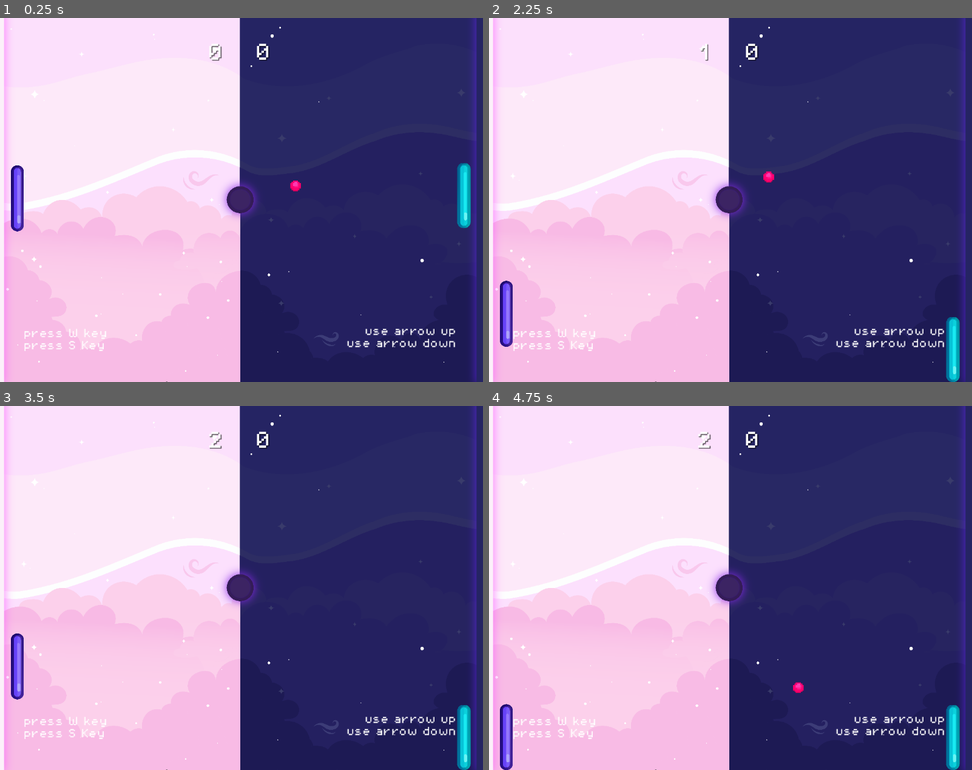
Above: before the commit, frames 1-4 (two rows, left to right).
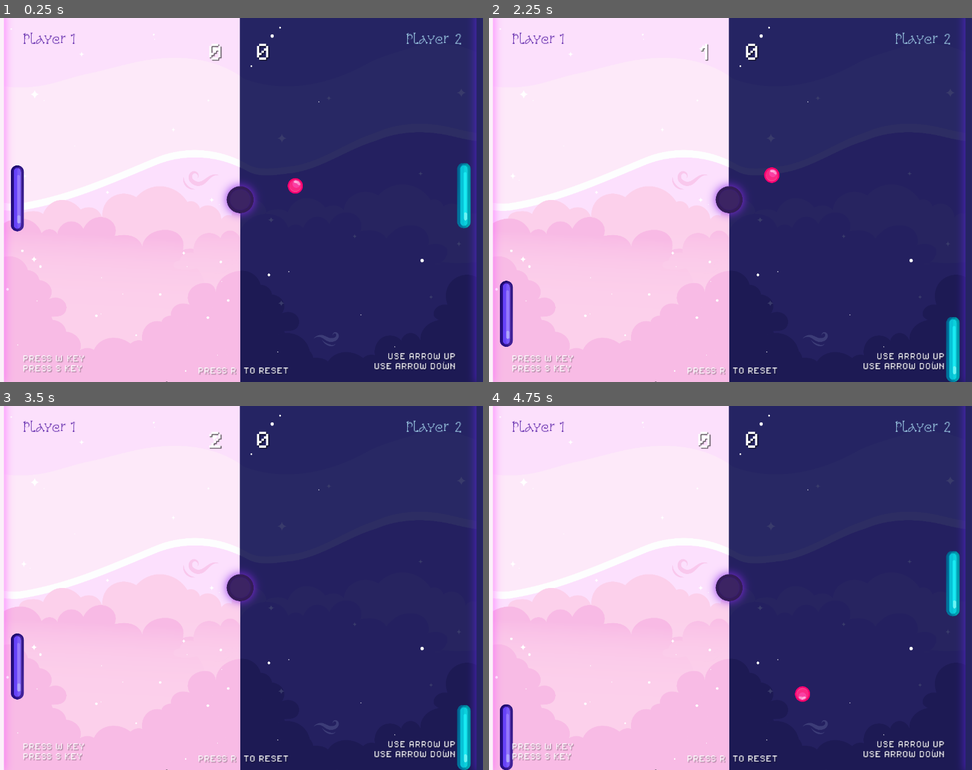
Above: after the commit, the same moments.

Repository: kaeri-gg/pong-game
Game: Godot game, scene res://scenes/game.tscn
The game is run twice, just before and just after one commit, with the same random seed, the same clock (stepped at 60 frames per second) and the same inputs.
Inputs:
- Up to frame 1 (0.25 s): no input
- Up to frame 2 (2.25 s): tap W (paddleLeft_up) at 0.5, 1.25, 2 s; hold Down (paddleRight_down) 0.53-1.28 s; hold S (paddleLeft_down) 1.28-2.03 s; hold Down (paddleRight_down) from 2.03 s (still down)
- Up to frame 3 (3.5 s): tap W (paddleLeft_up) at 2.75 s; release Down (paddleRight_down) at 2.78 s; hold W (paddleLeft_up) from 2.78 s (still down)
- Up to frame 4 (4.75 s): release W (paddleLeft_up) at 3.53 s; hold S (paddleLeft_down) from 3.53 s (still down); tap R (press_reset, bound only after the commit) at 4.15 s; tap W (paddleLeft_up) at 4.25 s

The runs differ from the first frame. In frame 1, 1.6% of the frame differs, in the area x 2-96%, y 2-98%; in frame 2, 1.6%; in frame 3, 1.5%; in frame 4, 2.7%, in the area x 2-98%, y 2-100%.

Commit message:
Add reset functionality and update ball assets
Replaced ball sprite sheet and updated related import files and scene references to use 'ball-frames.png' instead of 'assets-01.png'. Removed unused world tileset assets. Added a new font and updated UI labels in the game scene, including player labels and a reset instruction. Introduced a new script to handle scene reset on pressing 'R', and registered the input action in project settings.

Diff:
--- a/project.godot
+++ b/project.godot
@@ -48,7 +48,8 @@
 "events": [Object(InputEventKey,"resource_local_to_scene":false,"resource_name":"","device":-1,"window_id":0,"alt_press …(195 unchanged characters)…
 ]
 }
-
-[rendering]
-
-textures/canvas_textures/default_texture_filter=0
+press_reset={
+"deadzone": 0.2,
+"events": [Object(InputEventKey,"resource_local_to_scene":false,"resource_name":"","device":-1,"window_id":0,"alt_pressed":false,"shift_pressed":false,"ctrl_pressed":false,"meta_pressed":false,"pressed":false,"keycode":0,"physical_keycode":82,"key_label":0,"unicode":114,"location":0,"echo":false,"script":null)
+]
+}
--- a/scenes/ball.tscn
+++ b/scenes/ball.tscn
@@ -1,64 +1,63 @@
 [gd_scene load_steps=12 format=3 uid="uid://dioto654ehrut"]
 
-[ext_resource type="Texture2D" uid="uid://br54bqv2bpu20" path="res://assets/images/assets-01.png" id="1_7s4qf"]
 [ext_resource type="Script" uid="uid://deomwjvsqelgb" path="res://scripts/ball.gd" id="1_cxlvu"]
+[ext_resource type="Texture2D" uid="uid://b6tf81ocabtjg" path="res://assets/images/ball-frames.png" id="2_4dx81"]
 [ext_resource type="AudioStream" uid="uid://c82af4fanb54m" path="res://assets/sounds/collide.wav" id="3_f7cbr"]
 [ext_resource type="AudioStream" uid="uid://ce86htsifuqdh" path="res://assets/sounds/score.wav" id="4_4dx81"]
 
-[sub_resource type="AtlasTexture" id="AtlasTexture_cxlvu"]
-atlas = ExtResource("1_7s4qf")
-region = Rect2(0, 0, 1000, 998)
-
-[sub_resource type="AtlasTexture" id="AtlasTexture_f7cbr"]
-atlas = ExtResource("1_7s4qf")
-region = Rect2(1000, 0, 1000, 998)
-
-[sub_resource type="AtlasTexture" id="AtlasTexture_4dx81"]
-atlas = ExtResource("1_7s4qf")
-region = Rect2(3000, 0, 1000, 998)
-
 [sub_resource type="AtlasTexture" id="AtlasTexture_eew57"]
-atlas = ExtResource("1_7s4qf")
-region = Rect2(4000, 0, 1000, 998)
+atlas = ExtResource("2_4dx81")
+region = Rect2(0, 0, 301, 300)
 
 [sub_resource type="AtlasTexture" id="AtlasTexture_jj7gd"]
-atlas = ExtResource("1_7s4qf")
-region = Rect2(5000, 0, 1000, 998)
+atlas = ExtResource("2_4dx81")
+region = Rect2(301, 0, 301, 300)
+
+[sub_resource type="AtlasTexture" id="AtlasTexture_fwo8l"]
+atlas = ExtResource("2_4dx81")
+region = Rect2(602, 0, 301, 300)
+
+[sub_resource type="AtlasTexture" id="AtlasTexture_v8l5b"]
+atlas = ExtResource("2_4dx81")
+region = Rect2(903, 0, 301, 300)
+
+[sub_resource type="AtlasTexture" id="AtlasTexture_iijjg"]
+atlas = ExtResource("2_4dx81")
+region = Rect2(1204, 0, 301, 300)
 
 [sub_resource type="SpriteFrames" id="SpriteFrames_fwo8l"]
 animations = [{
 "frames": [{
 "duration": 1.0,
-"texture": SubResource("AtlasTexture_cxlvu")
-}, {
-"duration": 1.0,
-"texture": SubResource("AtlasTexture_f7cbr")
-}, {
-"duration": 1.0,
-"texture": SubResource("AtlasTexture_4dx81")
-}, {
-"duration": 1.0,
 "texture": SubResource("AtlasTexture_eew57")
 }, {
 "duration": 1.0,
 "texture": SubResource("AtlasTexture_jj7gd")
+}, {
+"duration": 1.0,
+"texture": SubResource("AtlasTexture_fwo8l")
+}, {
+"duration": 1.0,
+"texture": SubResource("AtlasTexture_v8l5b")
+}, {
+"duration": 1.0,
+"texture": SubResource("AtlasTexture_iijjg")
 }],
 "loop": true,
 "name": &"default",
-"speed": 10.0
+"speed": 20.0
 }]
 
 [sub_resource type="CircleShape2D" id="CircleShape2D_v8l5b"]
-radius = 8.062258
 
 [node name="Ball" type="CharacterBody2D"]
 script = ExtResource("1_cxlvu")
 
 [node name="AnimatedSprite2D" type="AnimatedSprite2D" parent="."]
-scale = Vector2(0.030435875, 0.030435873)
+scale = Vector2(0.10649609, 0.109197736)
 sprite_frames = SubResource("SpriteFrames_fwo8l")
 autoplay = "default"
-frame_progress = 0.7615948
+frame_progress = 0.93313473
 
 [node name="CollisionShape2D" type="CollisionShape2D" parent="."]
 shape = SubResource("CircleShape2D_v8l5b")
--- a/scenes/game.tscn
+++ b/scenes/game.tscn
@@ -1,13 +1,15 @@
-[gd_scene load_steps=15 format=3 uid="uid://b81snnkf3qw0m"]
+[gd_scene load_steps=17 format=3 uid="uid://b81snnkf3qw0m"]
 
 [ext_resource type="Texture2D" uid="uid://cxw2nt54ymb52" path="res://assets/images/pong-bg.png" id="1_0tnpc"]
 [ext_resource type="Script" uid="uid://52m0aoxyts84" path="res://game_manager.gd" id="1_gee14"]
+[ext_resource type="Script" uid="uid://dc10ewq8gk7v0" path="res://scripts/game.gd" id="1_vtaks"]
 [ext_resource type="PackedScene" uid="uid://dioto654ehrut" path="res://scenes/ball.tscn" id="1_yqjtg"]
 [ext_resource type="PackedScene" uid="uid://b6delkoxgfy7x" path="res://scenes/paddle_left.tscn" id="3_lbhrr"]
 [ext_resource type="PackedScene" uid="uid://bipbmn37c43w6" path="res://scenes/paddle_right.tscn" id="4_iywne"]
 [ext_resource type="PackedScene" uid="uid://crmt4gt1catl8" path="res://scenes/killzone_right.tscn" id="6_p57ef"]
 [ext_resource type="PackedScene" uid="uid://di7ammir16hcp" path="res://scenes/killzone_left.tscn" id="6_u5sy4"]
 [ext_resource type="FontFile" uid="uid://ty1s248rfhvq" path="res://assets/fonts/PixelOperator8.ttf" id="7_u5sy4"]
+[ext_resource type="FontFile" uid="uid://3alms6mdxset" path="res://assets/fonts/SnowburstOne-Regular.ttf" id="9_0tnpc"]
 
 [sub_resource type="RectangleShape2D" id="RectangleShape2D_lbhrr"]
 size = Vector2(670.5, 20)
@@ -29,6 +31,7 @@
 
 [node name="Game" type="Node2D"]
 position = Vector2(0, 5)
+script = ExtResource("1_vtaks")
 
 [node name="TextureRect" type="TextureRect" parent="."]
 offset_left = -320.0
@@ -105,6 +108,7 @@
 [node name="Labels" type="Node" parent="."]
 
 [node name="Score-Left" type="Label" parent="Labels"]
+texture_filter = 1
 offset_left = -44.0
 offset_top = -201.0
 offset_right = -1.0
@@ -115,6 +119,7 @@
 text = "0"
 
 [node name="Score-Right" type="Label" parent="Labels"]
+texture_filter = 1
 offset_top = -201.0
 offset_right = 40.0
 offset_bottom = -177.0
@@ -125,22 +130,63 @@
 horizontal_alignment = 2
 
 [node name="Player 1 - Label" type="Label" parent="Labels"]
-offset_left = -286.0
-offset_top = 175.0
-offset_right = -153.0
-offset_bottom = 210.0
+texture_filter = 1
+offset_left = -287.0
+offset_top = 210.0
+offset_right = -154.0
+offset_bottom = 245.0
+theme_override_colors/font_shadow_color = Color(0, 0, 0, 0.2)
 theme_override_fonts/font = ExtResource("7_u5sy4")
-theme_override_font_sizes/font_size = 12
+theme_override_font_sizes/font_size = 9
 text = "press W key
 press S Key"
+uppercase = true
 
 [node name="Player 2 - Label" type="Label" parent="Labels"]
-offset_left = 140.0
-offset_top = 172.0
-offset_right = 285.0
-offset_bottom = 207.0
+texture_filter = 1
+offset_left = 139.0
+offset_top = 207.0
+offset_right = 284.0
+offset_bottom = 242.0
+theme_override_colors/font_shadow_color = Color(0, 0, 0, 0.2)
 theme_override_fonts/font = ExtResource("7_u5sy4")
-theme_override_font_sizes/font_size = 12
+theme_override_font_sizes/font_size = 9
 text = "use arrow up
 use arrow down"
 horizontal_alignment = 2
+uppercase = true
+
+[node name="Reset" type="Label" parent="Labels"]
+texture_filter = 1
+offset_left = -81.0
+offset_top = 214.0
+offset_right = 64.0
+offset_bottom = 249.0
+theme_override_colors/font_shadow_color = Color(0, 0, 0, 0.2)
+theme_override_fonts/font = ExtResource("7_u5sy4")
+theme_override_font_sizes/font_size = 9
+text = "press R  to reset"
+horizontal_alignment = 2
+vertical_alignment = 1
+uppercase = true
+
+[node name="Player 1" type="Label" parent="Labels"]
+texture_filter = 1
+offset_left = -287.0
+offset_top = -218.0
+offset_right = -247.0
+offset_bottom = -195.0
+theme_override_colors/font_color = Color(0.24429417, 0.0005435887, 0.60466045, 1)
+theme_override_colors/font_shadow_color = Color(0, 0, 0, 0)
+theme_override_fonts/font = ExtResource("9_0tnpc")
+text = "Player 1"
+
+[node name="Player 2" type="Label" parent="Labels"]
+texture_filter = 1
+offset_left = 218.0
+offset_top = -218.0
+offset_right = 293.0
+offset_bottom = -195.0
+theme_override_colors/font_color = Color(0.7115901, 0.9272608, 0.9999997, 1)
+theme_override_fonts/font = ExtResource("9_0tnpc")
+text = "Player 2"
--- /dev/null
+++ b/scripts/game.gd
@@ -0,0 +1,7 @@
+extends Node2D
+
+func _physics_process(_delta: float) -> void:
+
+	if Input.is_action_just_pressed("press_reset"):
+		get_tree().reload_current_scene()
+		print("press reset")
Binary file added: assets/fonts/SnowburstOne-Regular.ttf
Not shown, added: assets/fonts/SnowburstOne-Regular.ttf.import
Binary file removed: assets/images/assets-01.png
Binary file added: assets/images/ball-frames.png
Not shown, changed: assets/images/ball-frames.png.import
Binary file removed: assets/images/world_tileset.png
Not shown, removed: assets/images/world_tileset.png.import
Not shown, added: scripts/game.gd.uid
